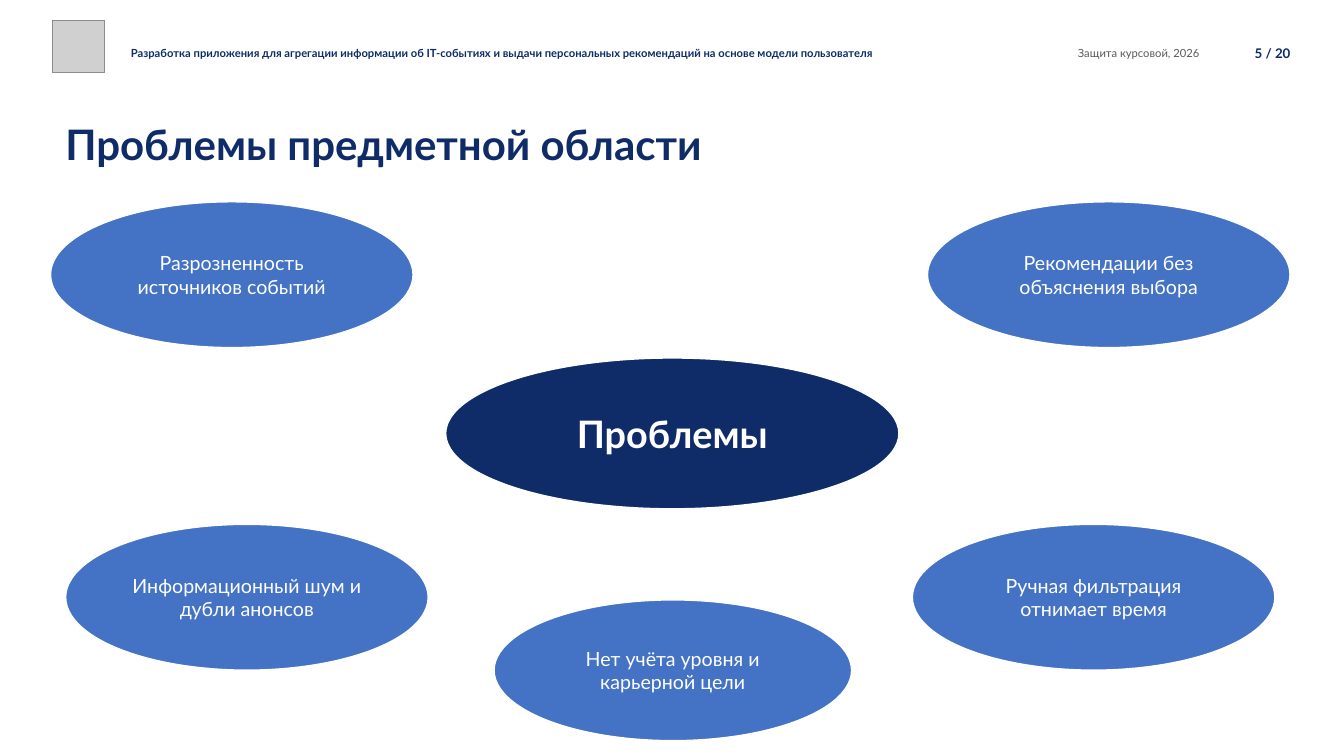
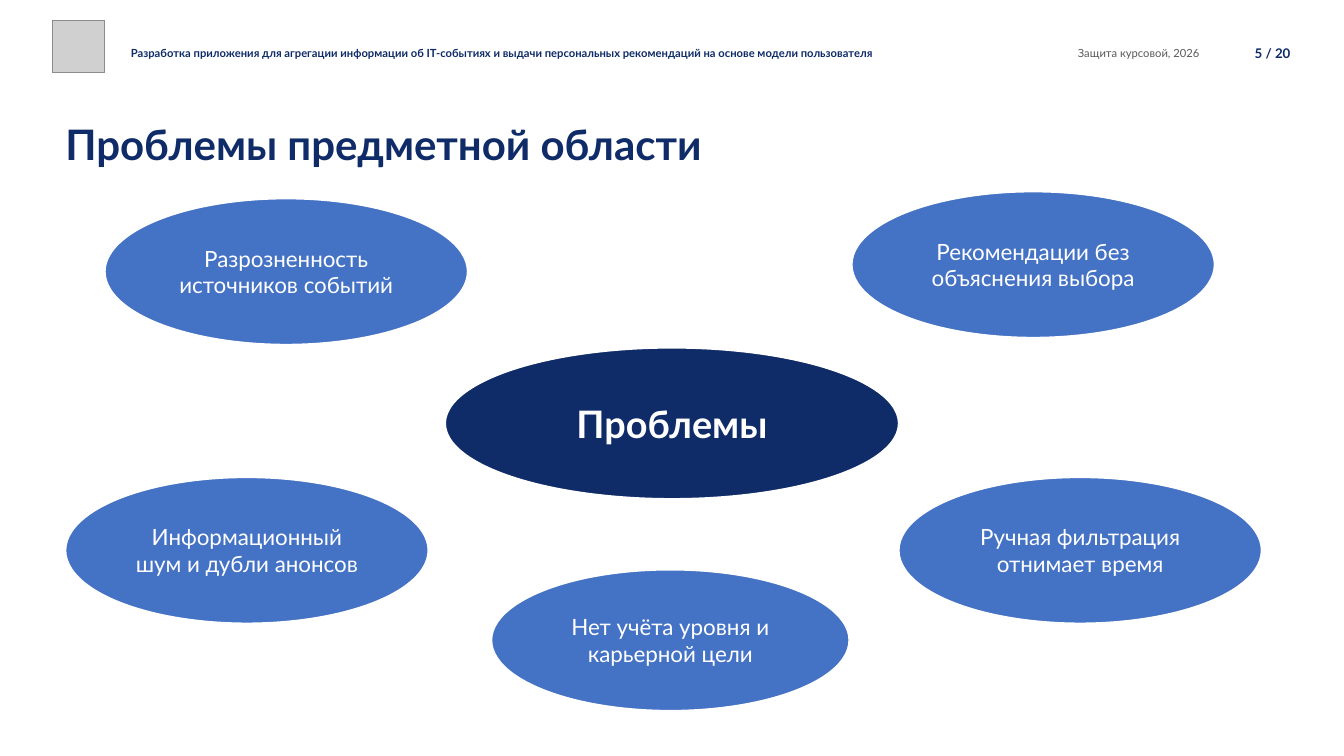
Before and after one commit to EgorBelov/event_mind, a slide deck: slide 5 of docs/Презентация_защита_EventMind.pptx. Drawn at 1344x756 pixels with LibreOffice and Linux fonts; fonts in the diff are those of the drawing; grey boxes stand for pictures; background and template pictures are left out. Boxes give left, top, right and bottom in pixels: in the first picture for what was removed or moved away, otherwise in the second. Text is boxed around its words. In the diff, an @@ line names an element or a change of style, - is before the commit and + after.

```diff
--- a/docs/Презентация_защита_EventMind.pptx
+++ b/docs/Презентация_защита_EventMind.pptx
@@ ellipse "Разрозненность источников событий": place and size @@
-ellipse "Разрозненность источников событий" at [50,202,413,348]
+ellipse "Разрозненность источников событий" at [105,199,468,345]
@@ ellipse "Рекомендации без объяснения выбора": place and size @@
-ellipse "Рекомендации без объяснения выбора" at [928,202,1291,348]
+ellipse "Рекомендации без объяснения выбора" at [852,192,1215,338]
@@ ellipse "Проблемы": place and size @@
-ellipse "Проблемы" at [446,358,899,509]
+ellipse "Проблемы" at [446,348,899,499]
@@ ellipse "Информационный шум и дубли анонсов": place and size @@
-ellipse "Информационный шум и дубли анонсов" at [66,524,429,670]
+ellipse "Информационный шум и дубли анонсов" at [66,477,429,623]
@@ size 14 to 16 pt in 5 elements at [492,570,850,711], [105,199,468,345], [66,477,429,623], [852,192,1215,338], [899,477,1262,623] @@
@@ ellipse "Ручная фильтрация отнимает время": place and size @@
-ellipse "Ручная фильтрация отнимает время" at [912,524,1275,670]
+ellipse "Ручная фильтрация отнимает время" at [899,477,1262,623]
@@ ellipse "Нет учёта уровня и карьерной ...": place and size @@
-ellipse "Нет учёта уровня и карьерной ..." at [494,600,852,741]
+ellipse "Нет учёта уровня и карьерной ..." at [492,570,850,711]
```
Also in this commit, not shown: 2 other files.
